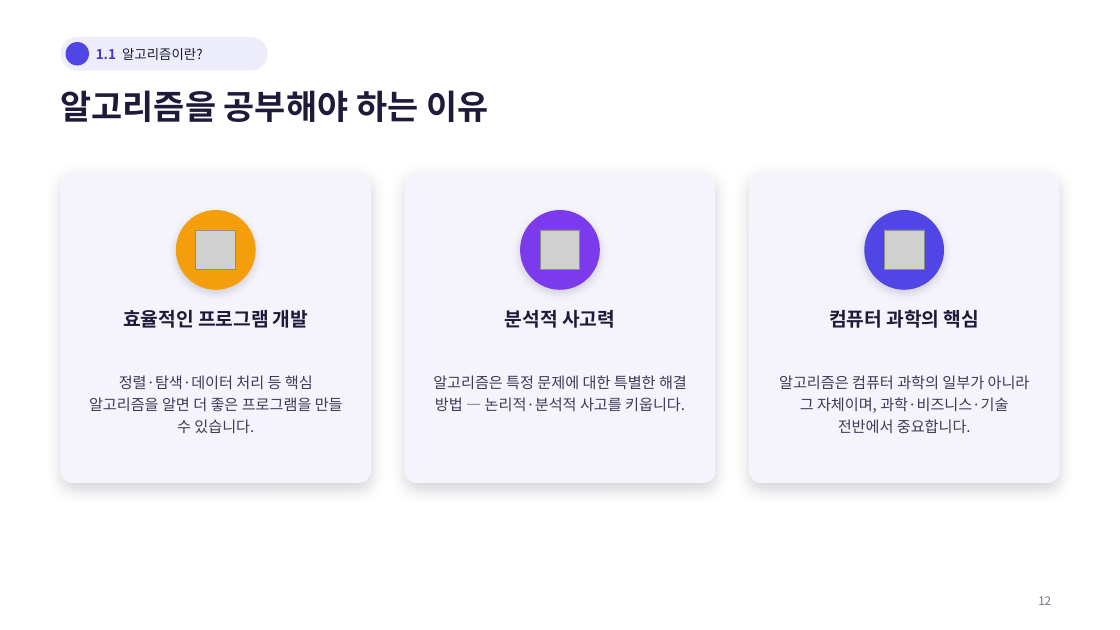
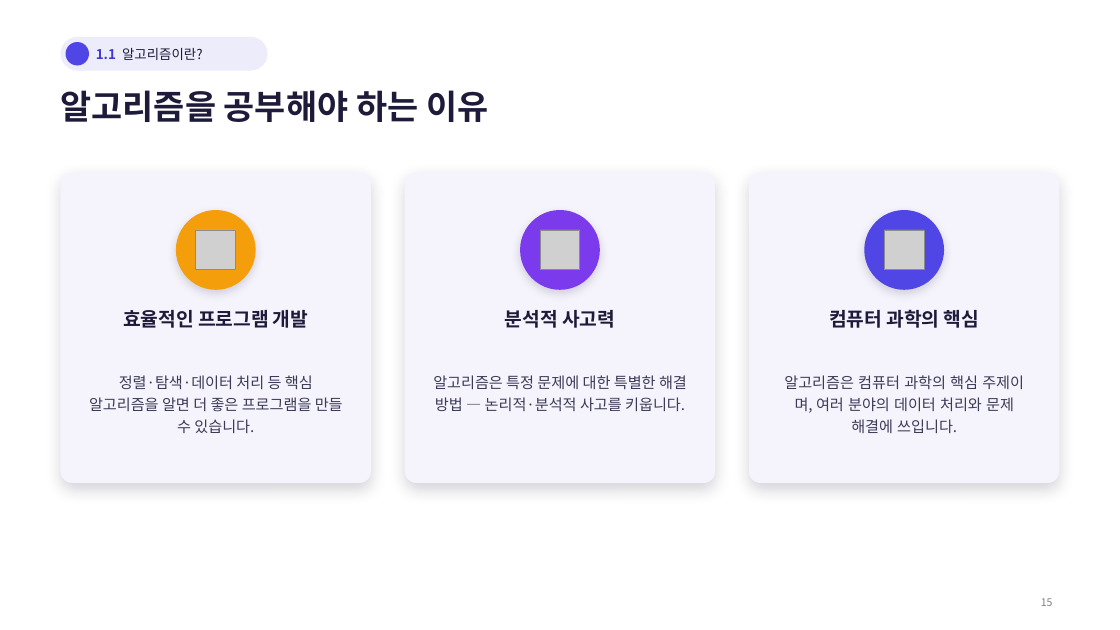
Before and after one commit to Sangdon-Park/Sangdon-Park.github.io, a slide deck: slide 15 of data/알고리즘/1장_알고리즘과_복잡도분석.pptx (slide 13 before the commit). Drawn at 1120x630 pixels with LibreOffice and Linux fonts; fonts in the diff are those of the drawing; grey boxes stand for pictures; background and template pictures are left out. Boxes give left, top, right and bottom in pixels: in the first picture for what was removed or moved away, otherwise in the second. Text is boxed around its words. In the diff, an @@ line names an element or a change of style, - is before the commit and + after.

```diff
--- a/data/알고리즘/1장_알고리즘과_복잡도분석.pptx
+++ b/data/알고리즘/1장_알고리즘과_복잡도분석.pptx
@@ text at (784,375,1024,433): text changed @@
-알고리즘은 컴퓨터 과학의 일부가 아니라 그 자체이며, 과학·비즈니스·기술 전반에서 중요합니다.
+알고리즘은 컴퓨터 과학의 핵심 주제이며, 여러 분야의 데이터 처리와 문제 해결에 쓰입니다.
@@ text removed at (1038,596,1051,605) @@
-12
@@ text added at (1041,598,1053,606), 9 pt, text #808080 @@
+15
```
Also in this commit, not shown: 47 other slides changed, 44 slides added, 12 slides removed.
